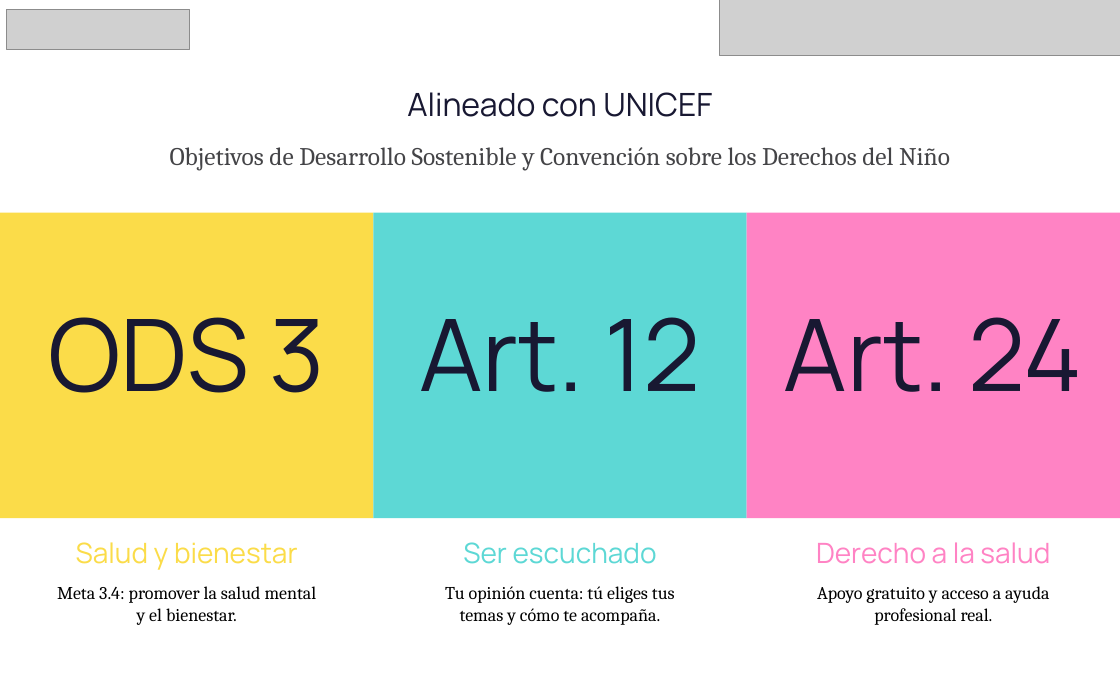
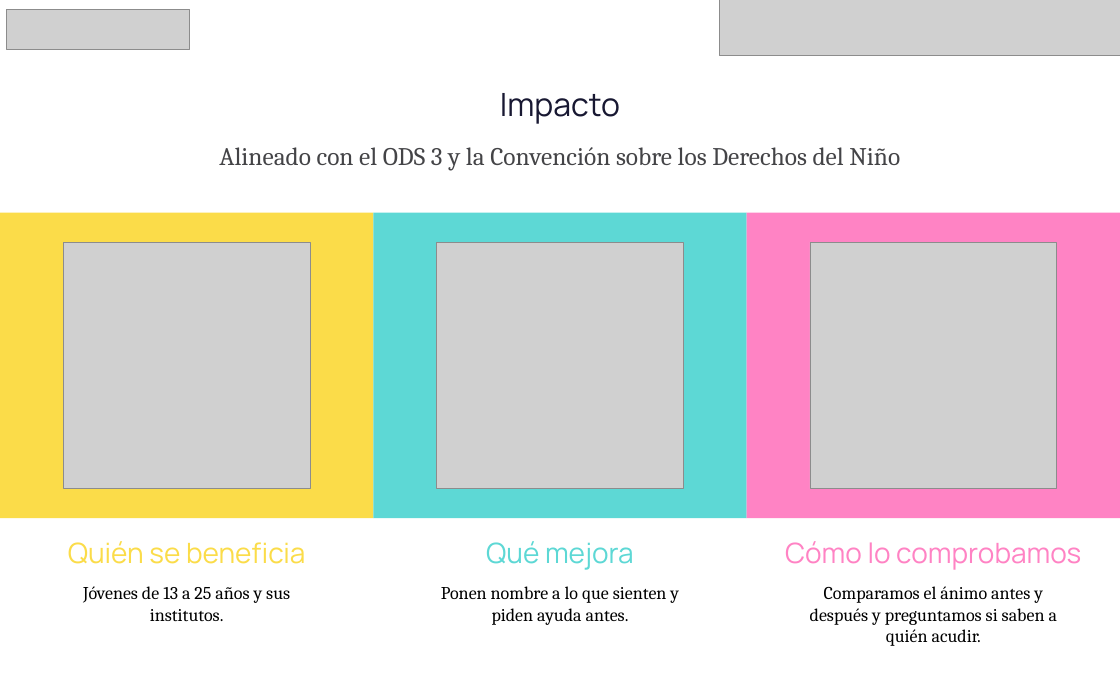
Before and after one commit to pertx1/Lagun, a slide deck: slide 11 of presentacion/Lagun-UNICEF-Lab-Junior.pptx (slide 10 before the commit). Drawn at 1120x700 pixels with LibreOffice and Linux fonts; fonts in the diff are those of the drawing; grey boxes stand for pictures. Boxes give left, top, right and bottom in pixels: in the first picture for what was removed or moved away, otherwise in the second. Text is boxed around its words. In the diff, an @@ line names an element or a change of style, - is before the commit and + after.

```diff
--- a/presentacion/Lagun-UNICEF-Lab-Junior.pptx
+++ b/presentacion/Lagun-UNICEF-Lab-Junior.pptx
@@ text at (x1=500, y1=93, x2=620, y2=124): text changed @@
-Alineado con UNICEF
+Impacto
@@ text at (x1=219, y1=147, x2=900, y2=171): text changed @@
-Objetivos de Desarrollo Sostenible y Convención sobre los Derechos del Niño
+Alineado con el ODS 3 y la Convención sobre los Derechos del Niño
@@ picture added at (x1=63, y1=242, x2=310, y2=489) @@
@@ picture added at (x1=437, y1=242, x2=684, y2=489) @@
@@ picture added at (x1=810, y1=242, x2=1057, y2=489) @@
@@ text removed at (x1=48, y1=317, x2=324, y2=393) @@
-ODS 3
@@ text removed at (x1=420, y1=317, x2=700, y2=392) @@
-Art. 12
@@ text removed at (x1=784, y1=317, x2=1083, y2=392) @@
-Art. 24
@@ text at (x1=68, y1=541, x2=306, y2=564): text changed @@
-Salud y bienestar
+Quién se beneficia
@@ text at (x1=486, y1=541, x2=634, y2=570): text changed @@
-Ser escuchado
+Qué mejora
@@ text at (x1=785, y1=541, x2=1081, y2=570): text changed @@
-Derecho a la salud
+Cómo lo comprobamos
@@ text at (x1=83, y1=586, x2=290, y2=622): text changed @@
-Meta 3.4: promover la salud mental y el bienestar.
+Jóvenes de 13 a 25 años y sus institutos.
@@ text at (x1=441, y1=586, x2=679, y2=625): text changed @@
-Tu opinión cuenta: tú eliges tus temas y cómo te acompaña.
+Ponen nombre a lo que sienten y piden ayuda antes.
@@ text at (x1=810, y1=586, x2=1057, y2=646): text changed @@
-Apoyo gratuito y acceso a ayuda profesional real.
+Comparamos el ánimo antes y después y preguntamos si saben a quién acudir.
```
Also in this commit, not shown: 8 other slides changed, 2 slides removed.
